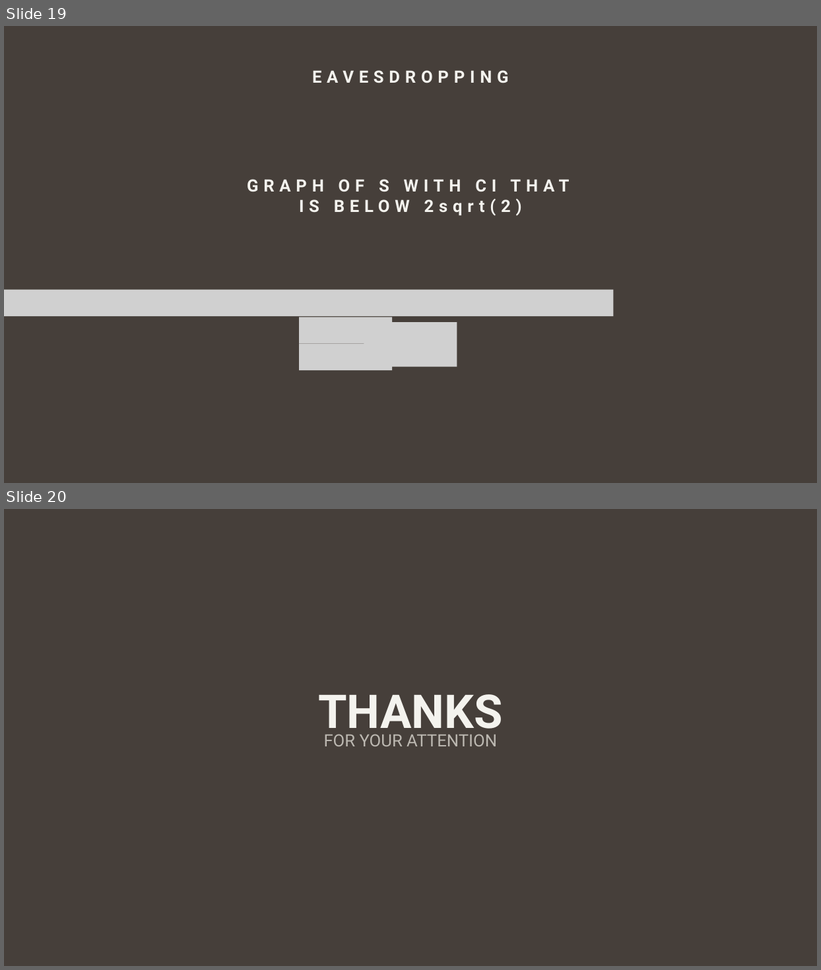
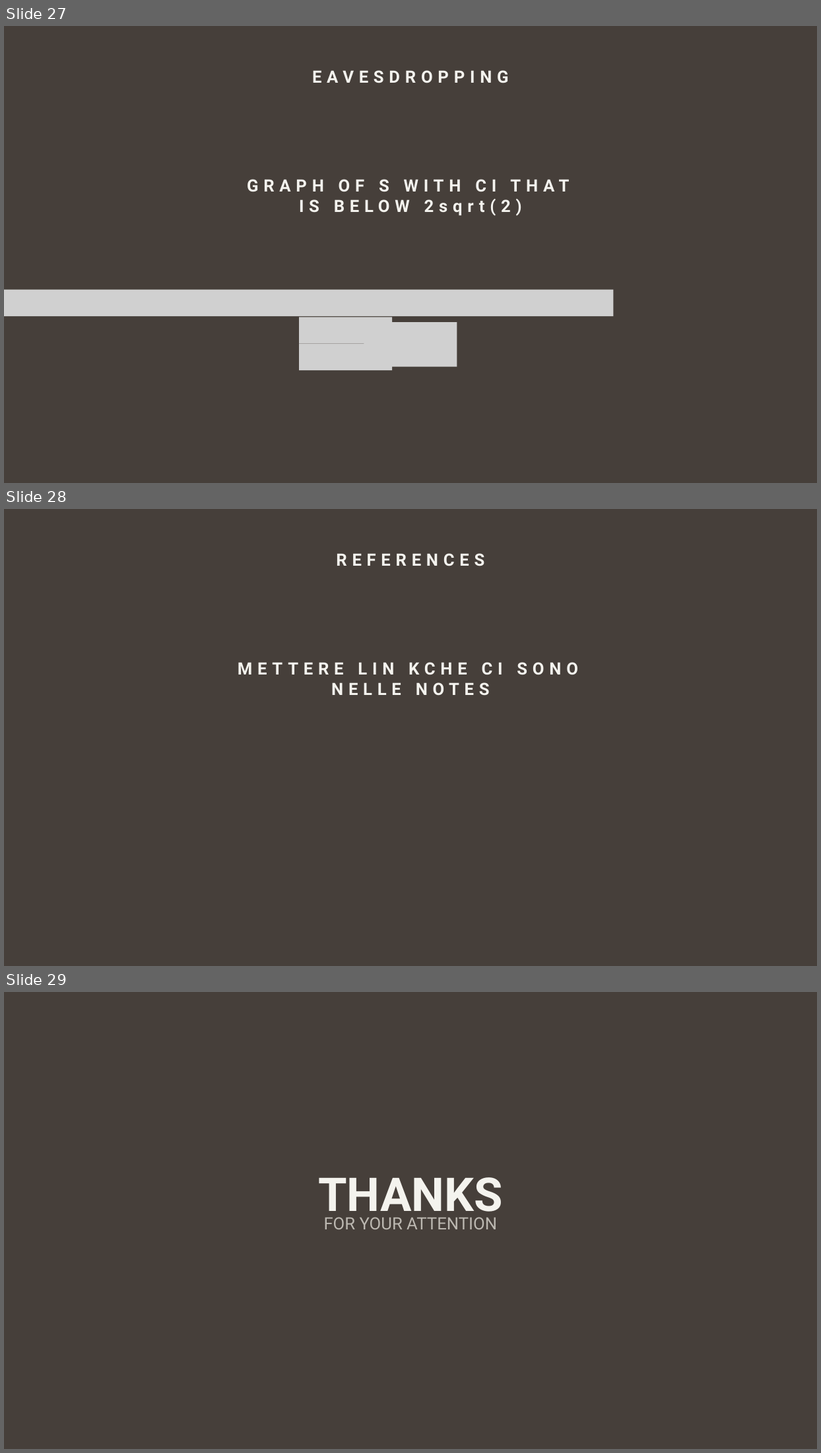
Before and after one commit to giovanniligato/E91-Protocol, a slide deck: Slides/E91 Protocol.pptx. Shown one above the other, each under a label of ours: slides 19 and 20 before the commit, slides 27, 28 and 29 after it. The pictures are 821x970 and 821x1453 pixels, drawn with LibreOffice and Linux fonts; fonts in the diff are those of the drawing; grey boxes stand for pictures. Boxes give left, top, right and bottom in pixels: in the first picture for what was removed or moved away, otherwise in the second. Text is boxed around its words. In the diff, an @@ line names an element or a change of style, - is before the commit and + after.

```diff
--- a/Slides/E91 Protocol.pptx
+++ b/Slides/E91 Protocol.pptx
@@ slide 28 added at [4,509,817,966], background #463F3A @@
@@ text added at [336,553,484,566], 20 pt, text #F4F3EE, bold @@
+REFERENCES
@@ text added at [238,662,578,695], 20 pt, text #F4F3EE, bold @@
+METTERE LIN KCHE CI SONO NELLE NOTES
@@ what was slide 19 is now slide 27 @@
@@ what was slide 20 is now slide 29 @@
```
Also in this commit, not shown: 3 slides changed, 9 other slides added, 1 slide removed.
